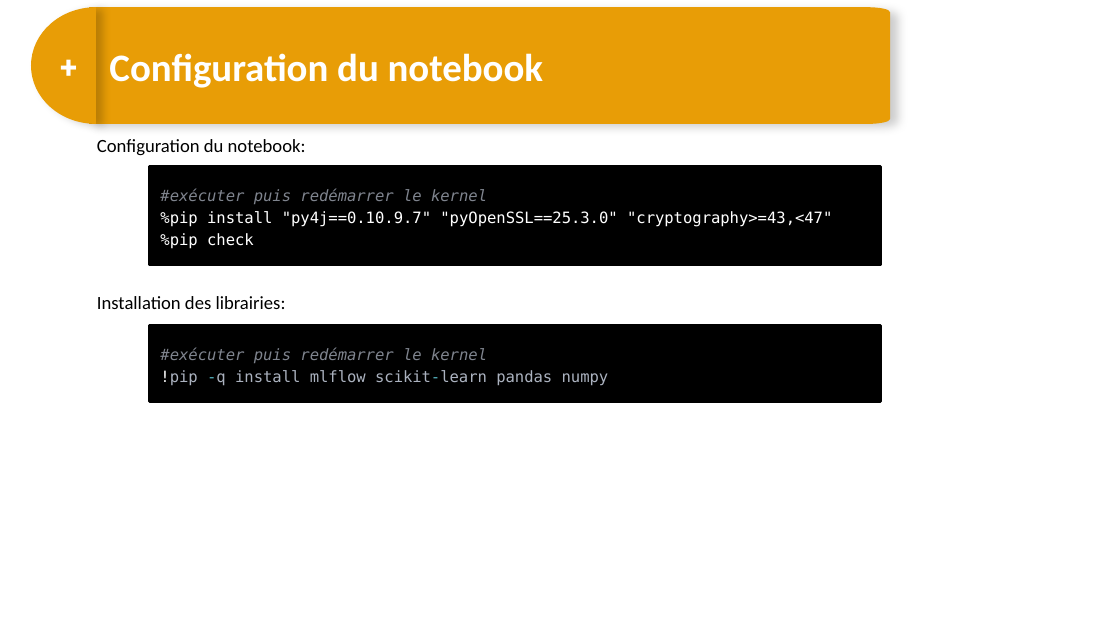
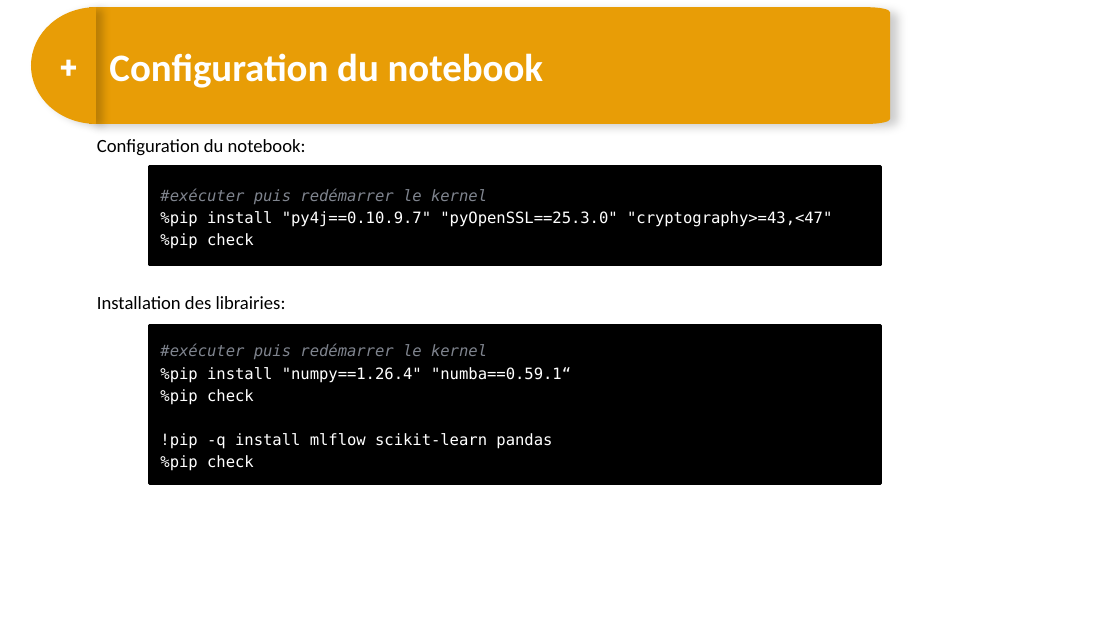
Before and after one commit to DARGOUARCH/spark_formation, a slide deck: slide 4 of 11 - NSparkAvancé - ML Tracking_Project_Model.pptx. Drawn at 1120x630 pixels with LibreOffice and Linux fonts; fonts in the diff are those of the drawing. Boxes give left, top, right and bottom in pixels: in the first picture for what was removed or moved away, otherwise in the second. Text is boxed around its words. In the diff, an @@ line names an element or a change of style, - is before the commit and + after.

```diff
--- a/11 - NSparkAvancé - ML Tracking_Project_Model.pptx
+++ b/11 - NSparkAvancé - ML Tracking_Project_Model.pptx
@@ rectangle "#exécuter puis redémarrer le kernel" resized from (x1=149, y1=325, x2=880, y2=401) to (x1=149, y1=325, x2=880, y2=484) @@
@@ text in rectangle at (x1=160, y1=367, x2=571, y2=471): text changed; text colour #ABB2BF to #FFFFFF @@
-!pip -q install mlflow scikit-learn pandas numpy
+%pip install "numpy==1.26.4" "numba==0.59.1“
+%pip check
+!pip -q install mlflow scikit-learn pandas
+%pip check
```
Also in this commit, not shown: 10 other slides changed, 5 slides added, 1 slide removed.
